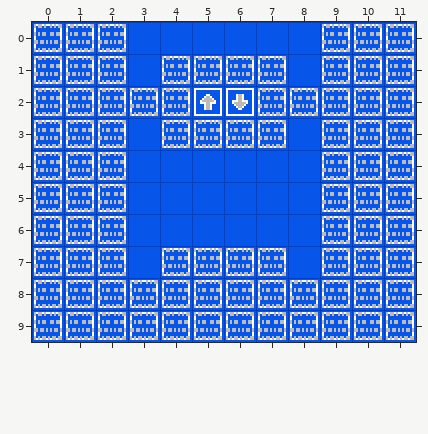
A Tiled map gets an edit: assets/sectors/sector-07.tmx. Above, as it was before the edit.
Cells are 16x16 px. Shown: x 0..11, y 0..9.
After the commit:
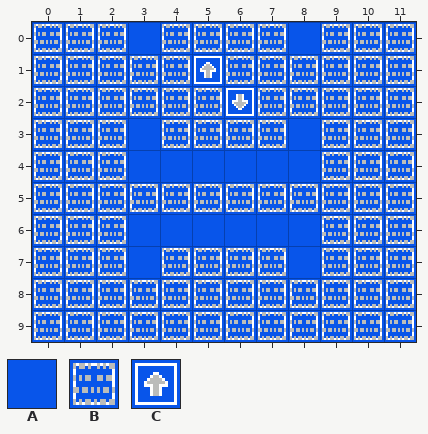
Key: from "metatiles": A 0, B 1, C 3.
_ is an empty cell.
Tiles replaced or removed in this view: A, B, C.
The exact change:
Changed rows in their new state; . is an unchanged cell.
Layer "Tile Layer 1":
first column x 3:
 0 .BBBB.
 1 B.C..B
 2 ..B...
 5 BBBBBB
Boxes around the changes in both pictures, in picture pixels (x1, y1, x2, y2):
changed: (130, 24, 318, 116)
changed: (130, 184, 318, 212)
